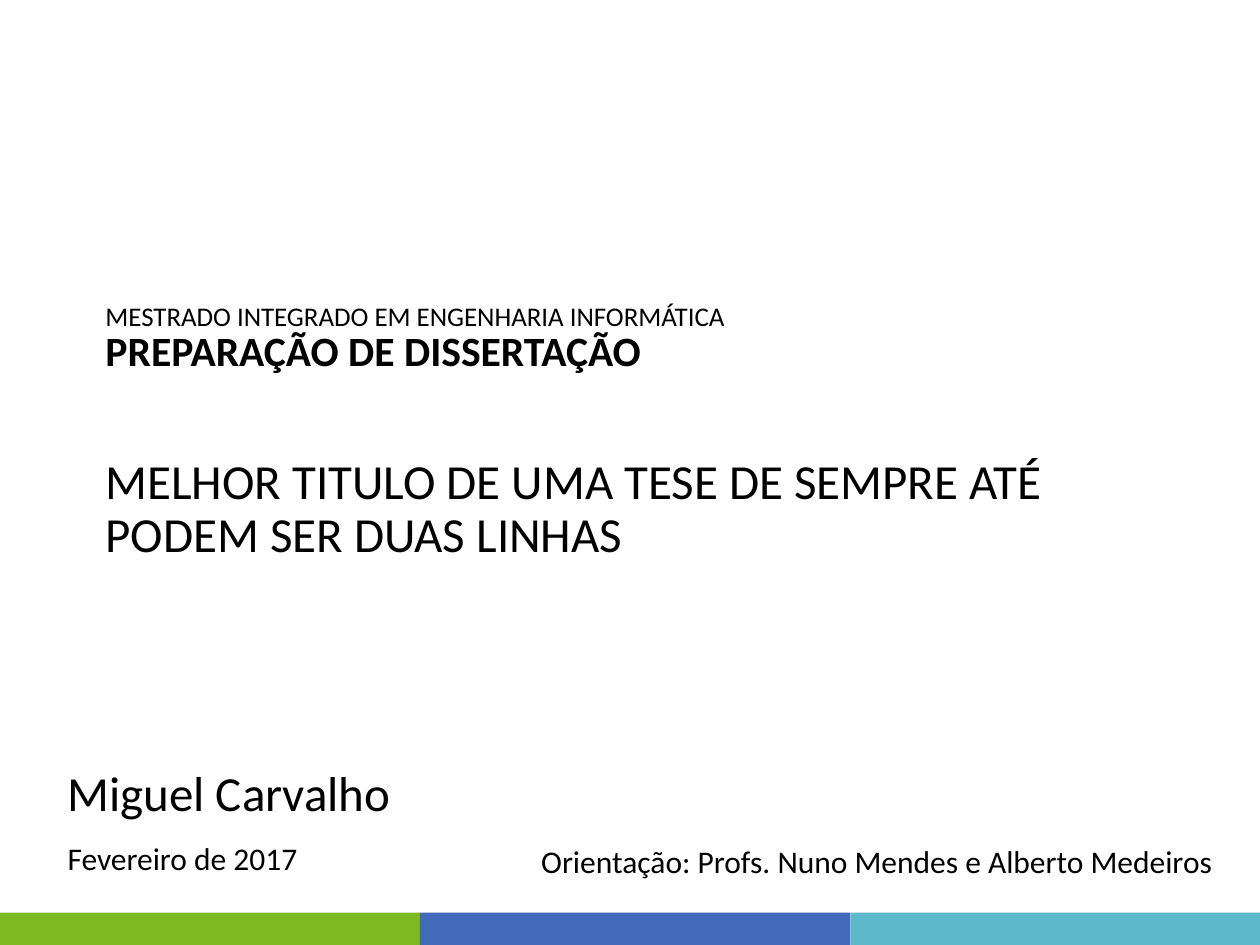
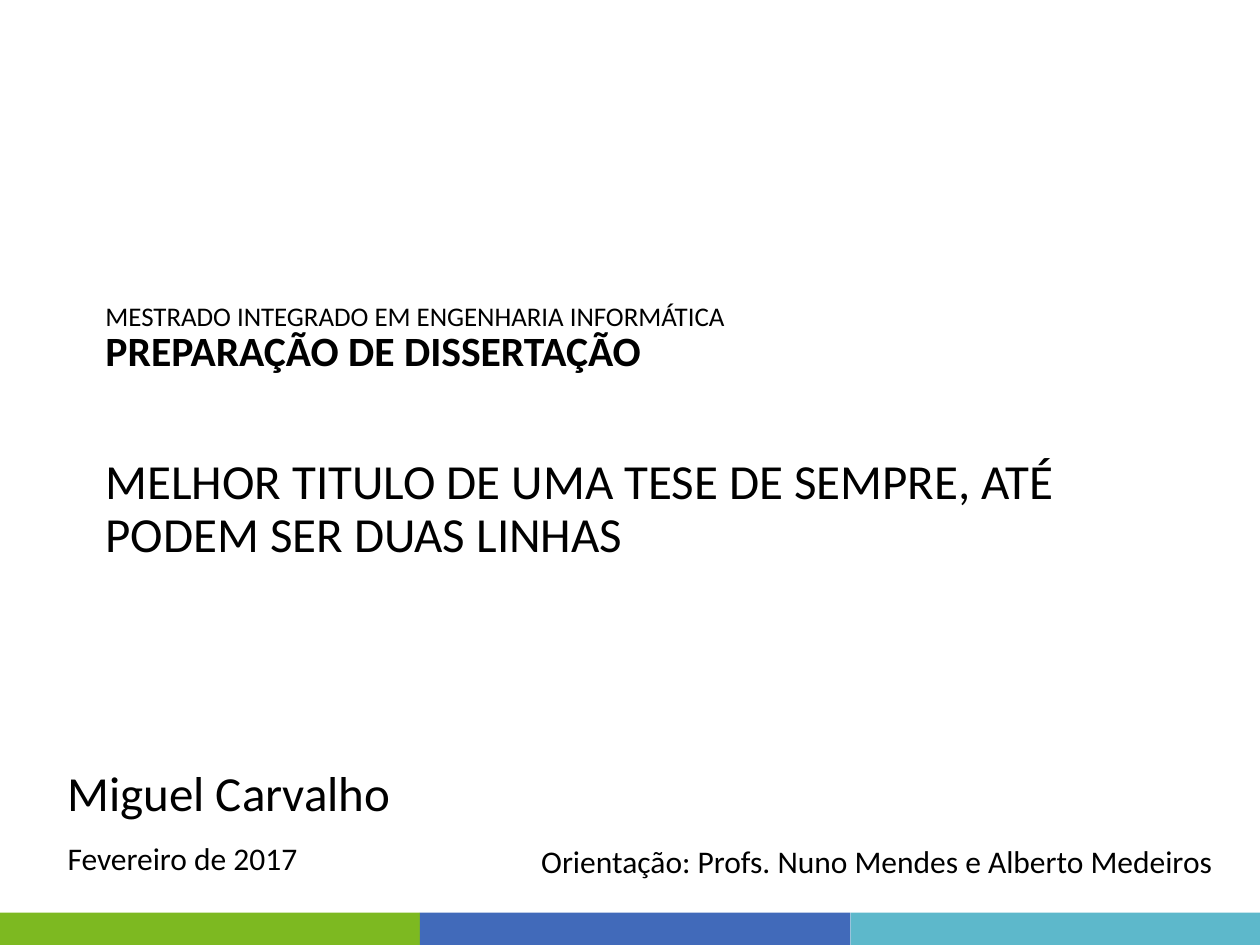
Before and after one commit to filipedu11/presentationfct, a slide deck: slide 1 of powerpoint/FCTNOVA_Presentation.pptx. Drawn at 1260x945 pixels with LibreOffice and Linux fonts; fonts in the diff are those of the drawing; background and template pictures are left out. Boxes give left, top, right and bottom in pixels: in the first picture for what was removed or moved away, otherwise in the second. Text is boxed around its words. In the diff, an @@ line names an element or a change of style, - is before the commit and + after.

```diff
--- a/powerpoint/FCTNOVA_Presentation.pptx
+++ b/powerpoint/FCTNOVA_Presentation.pptx
@@ text at [105, 459, 1053, 553]: text changed @@
-MELHOR TITULO DE UMA TESE DE SEMPRE ATÉ PODEM SER DUAS LINHAS
+MELHOR TITULO DE UMA TESE DE SEMPRE, ATÉ PODEM SER DUAS LINHAS
```
Also in this commit, not shown: 2 other slides changed, 2 other files.
